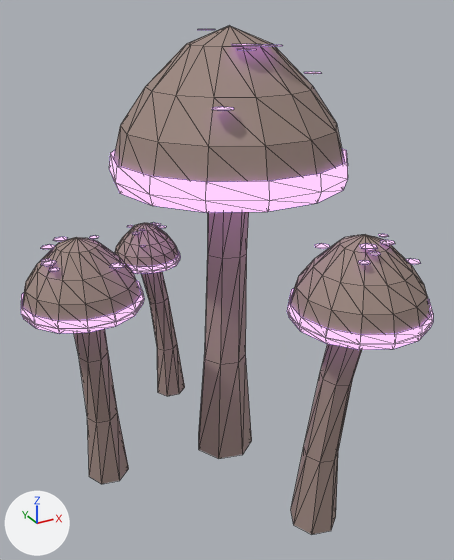
An edit to the glTF model assets/models/glowing_mushroom/cap_v02.glb, drawn before and after from the same camera.
Camera for both pictures: a 50 mm camera at (-1.49, -2.74, 2.44) aimed at (-0.06, -0.15, 1.14). Arrows for +X, +Y and +Z are at lower left; the lights stay in place. The first picture is the older version. Mesh edges are drawn as thin lines.

The scene before the commit, as lines of its bpy script (objects in view):
```python
mat_mushroomglow_cap_v02 = principled_material('MushroomGlow_cap_v02')
mat_mushroomglow_cap_v02.base_color = (0.05, 0.05, 0.06)  # dark grey #3f3f45
mat_mushroomglow_cap_v02.roughness = 0.62
mat_mushroomglow_cap_v02.emission_color = (0.64, 0.34, 1.0)  # purple #d19eff
mat_mushroomglow_cap_v02.emission_strength = 1.71
me_mushroom_cap_flesh = bpy.data.meshes.new('mushroom_cap_flesh')
me_mushroom_cap_flesh.from_pydata(...)  # 340 vertices, 580 faces; spans x -1.06..0.75, y -1.12..0.94, z -0.01..2.34
me_mushroom_cap_flesh.materials.append(mat_mushroomflesh_cap_v02)  # brown #9b867e
me_mushroom_cap_glow = bpy.data.meshes.new('mushroom_cap_glow')
me_mushroom_cap_glow.from_pydata(...)  # 504 vertices, 672 faces; spans x -1.07..0.76, y -1.13..0.94, z 0.95..2.32
me_mushroom_cap_glow.materials.append(mat_mushroomglow_cap_v02)  # dark grey #3f3f45, glowing purple #d19eff
ob_mushroom_cap_flesh_nocol = bpy.data.objects.new('mushroom_cap_flesh_nocol', me_mushroom_cap_flesh)
ob_mushroom_cap_flesh_nocol.location = (0.0, 0.0, 0.0)
ob_mushroom_cap_glow_nocol = bpy.data.objects.new('mushroom_cap_glow_nocol', me_mushroom_cap_glow)
ob_mushroom_cap_glow_nocol.location = (0.0, 0.0, 0.0)
```
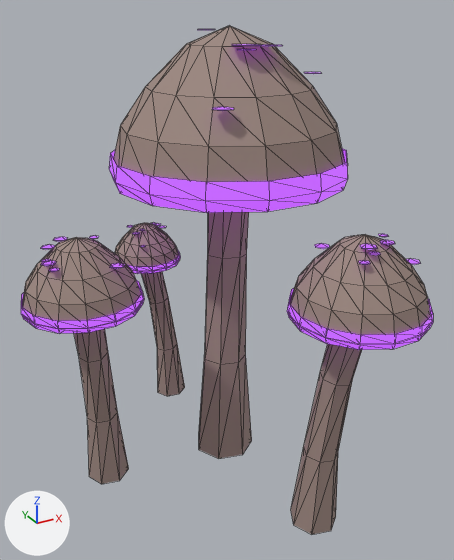
Pixel boxes [x1, y1, x2, y2] of what changed, in the pictures (454 x 560 px):
'mushroom_cap_glow_nocol', recoloured, surface changed: [21, 29, 433, 350] in both

The change in detail:
In material 'MushroomGlow_cap_v02' (mat_mushroomglow_cap_v02), emission_color goes from (0.64, 0.34, 1.0) (purple #d19eff) to (0.518, 0.0942, 0.942) (purple #bf57f8).
In material 'MushroomGlow_cap_v02' (mat_mushroomglow_cap_v02), emission_strength goes from 1.71 to 1.0.
